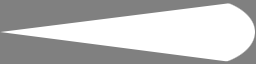
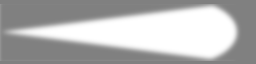
Comparing the layer stacks of the two w=256, h=64 images. Changes:
painted on "Ellipse 1" over [0,3,255,62]
